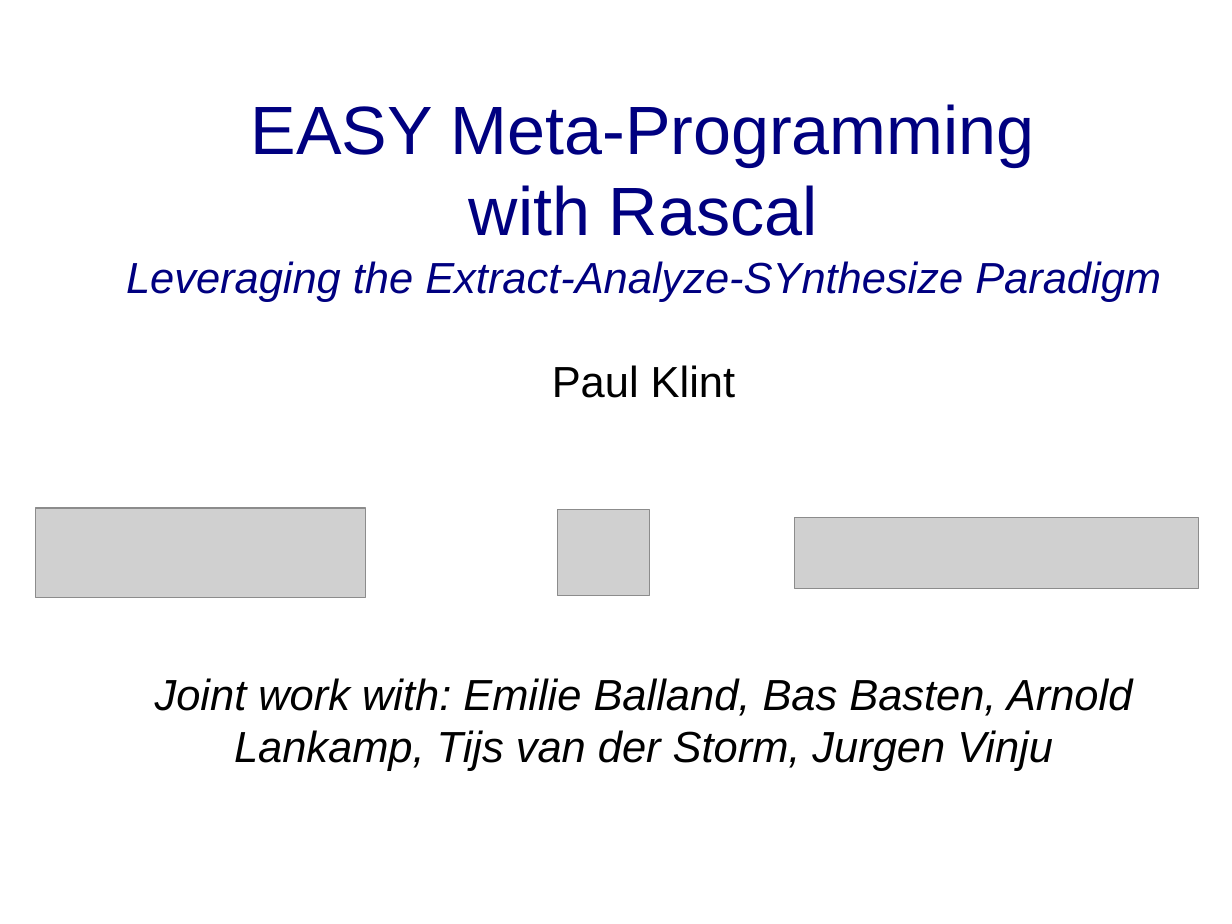
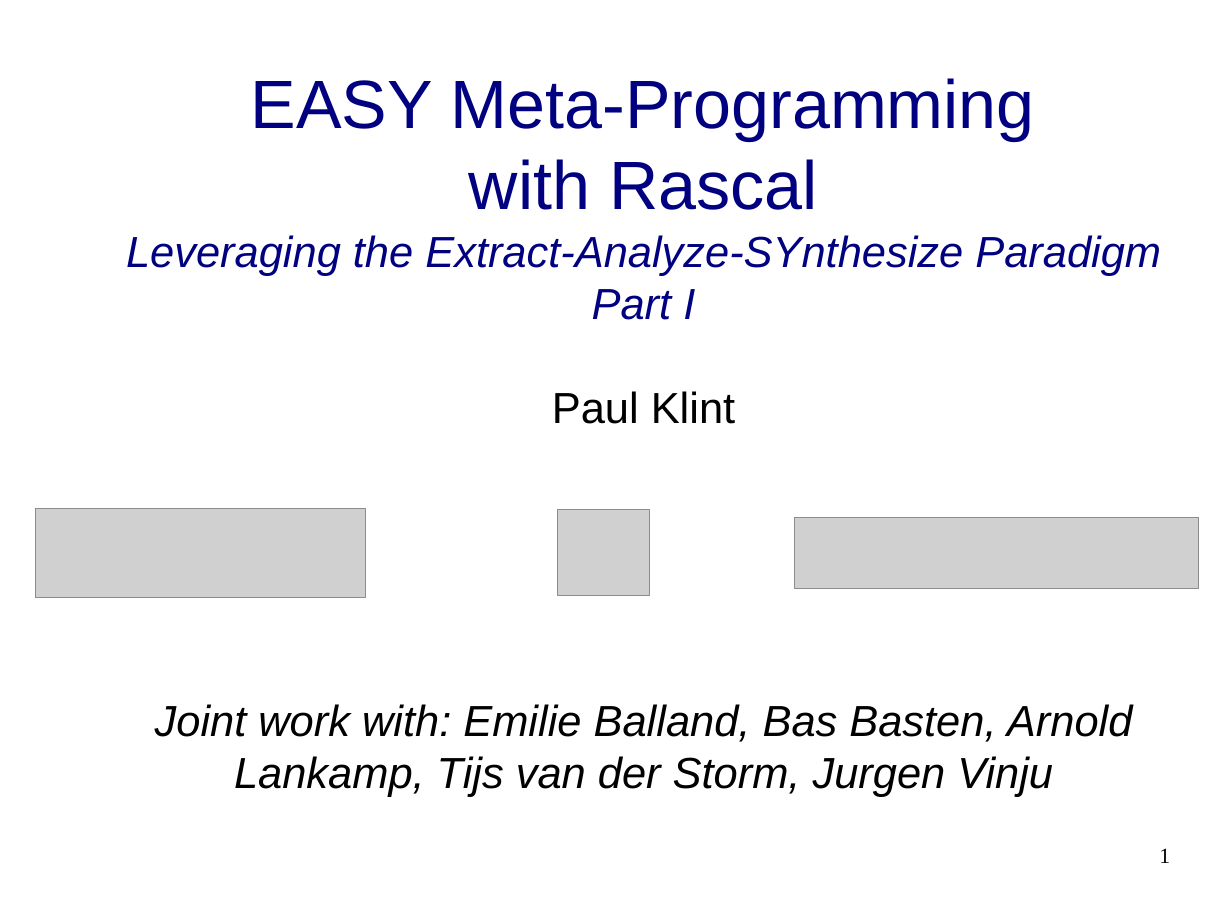
Before and after one commit to cwi-swat/meta-environment, a slide deck: slide 1 of meta-doc/analysis/rascal-slides/rascal-slides.odp. Drawn at 1232x924 pixels with LibreOffice and Linux fonts; fonts in the diff are those of the drawing; grey boxes stand for pictures; background and template pictures are left out. Boxes give left, top, right and bottom in pixels: in the first picture for what was removed or moved away, otherwise in the second. Text is boxed around its words. In the diff, an @@ line names an element or a change of style, - is before the commit and + after.

```diff
--- a/meta-doc/analysis/rascal-slides/rascal-slides.odp
+++ b/meta-doc/analysis/rascal-slides/rascal-slides.odp
@@ title at [126,78,1161,797]: text changed @@
-EASY Meta-Programming
-with Rascal
-Leveraging the Extract-Analyze-SYnthesize Paradigm
-Paul Klint
-Joint work with: Emilie Balland, Bas Basten, Arnold Lankamp, Tijs van der Storm, Jurgen Vinju
+EASY Meta-Programming
+with Rascal
+Leveraging the Extract-Analyze-SYnthesize Paradigm
+Part I
+Paul Klint
+Joint work with: Emilie Balland, Bas Basten, Arnold Lankamp, Tijs van der Storm, Jurgen Vinju
@@ page number added at [1159,848,1170,863], 14 pt, text #000000 @@
+1
```
Also in this commit, not shown: 22 other slides changed, 21 slides added, 10 slides removed.
